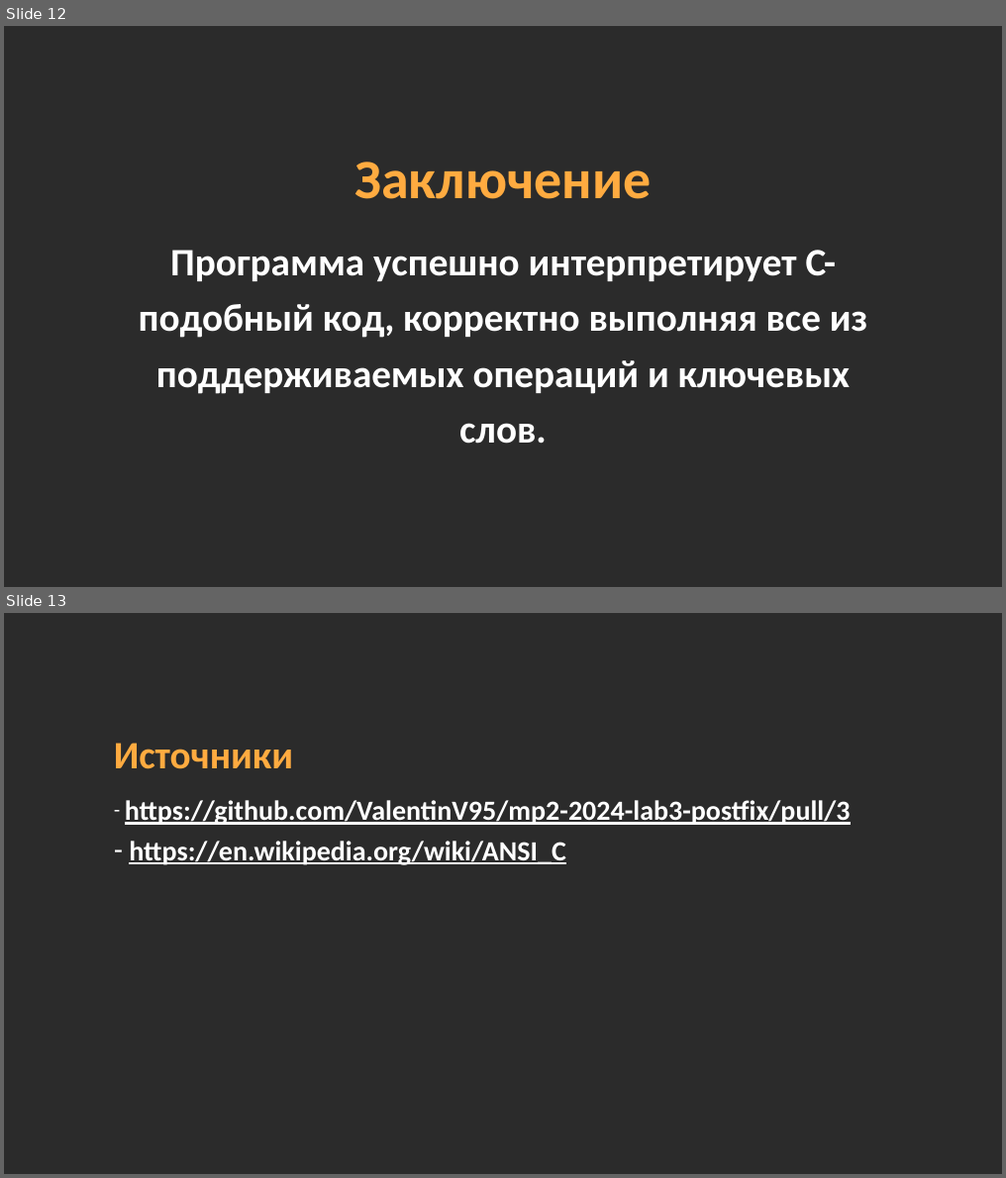
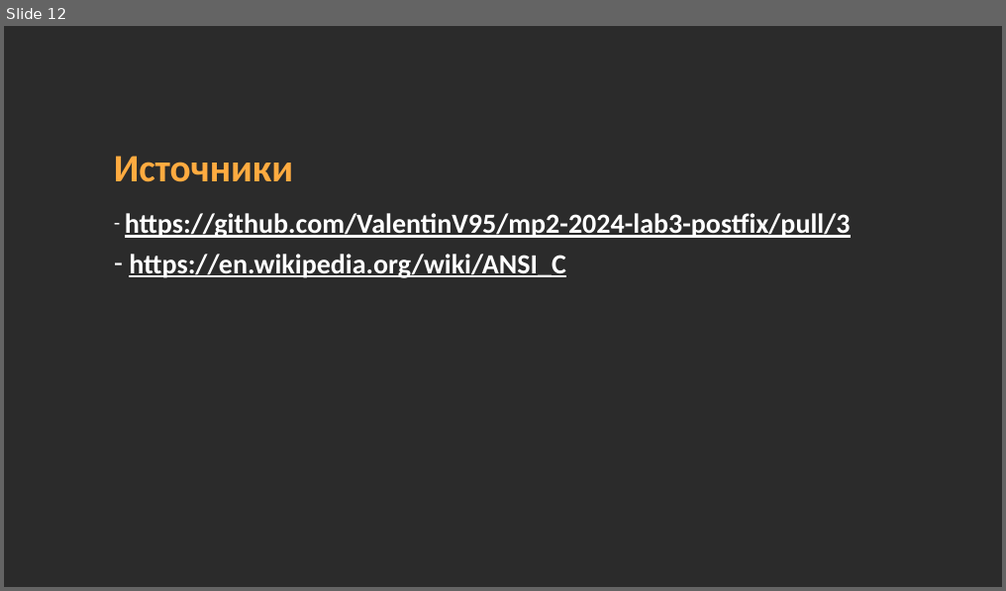
Before and after one commit to midnsun/mp2-2024-lab7-interpretator, a slide deck: Презентация_лабораторная_Интерпретатор_Загрядсков_Максим_Болтенков_Станислав_3823Б1ПМ1_1.pptx. Shown one above the other, each under a label of ours: slides 12 and 13 before the commit, slide 12 after it. The pictures are 1006x1178 and 1006x591 pixels, drawn with LibreOffice and Linux fonts; fonts in the diff are those of the drawing; background and template pictures are left out; a plain dark background stands for a picture behind light text. Boxes give left, top, right and bottom in pixels: in the first picture for what was removed or moved away, otherwise in the second. Text is boxed around its words. In the diff, an @@ line names an element or a change of style, - is before the commit and + after.

```diff
--- a/Презентация_лабораторная_Интерпретатор_Загрядсков_Максим_Болтенков_Станислав_3823Б1ПМ1_1.pptx
+++ b/Презентация_лабораторная_Интерпретатор_Загрядсков_Максим_Болтенков_Станислав_3823Б1ПМ1_1.pptx
@@ slide 12 removed at box(4, 26, 1002, 587), background picture (left out) @@
@@ text removed at box(354, 162, 650, 199) @@
-Заключение
@@ text removed at box(139, 250, 868, 444) @@
-Программа успешно интерпретирует C-подобный код, корректно выполняя все из поддерживаемых операций и ключевых слов.
@@ what was slide 13 is now slide 12 @@
```
Also in this commit, not shown: 5 slides changed, 1 slide added, 1 other slide removed.
